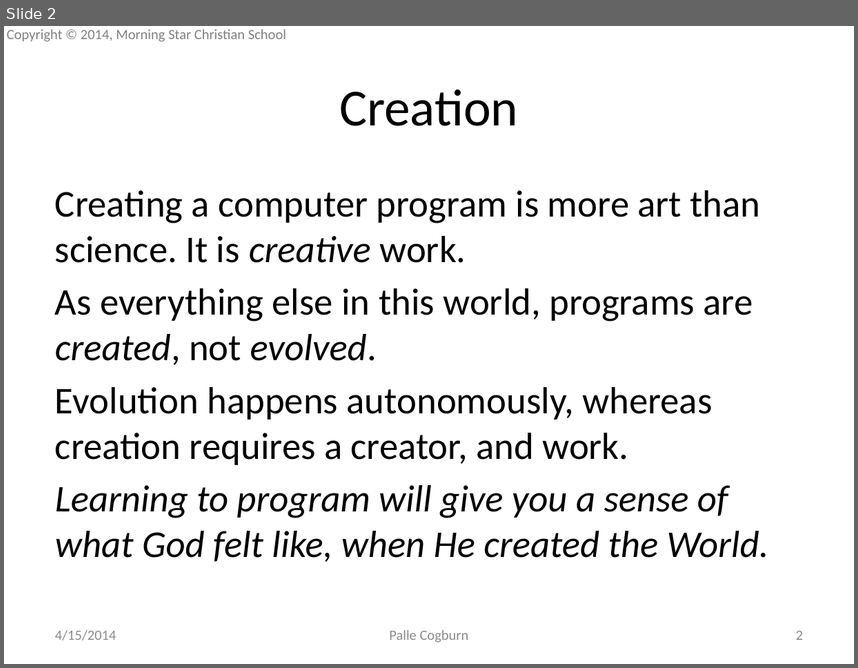
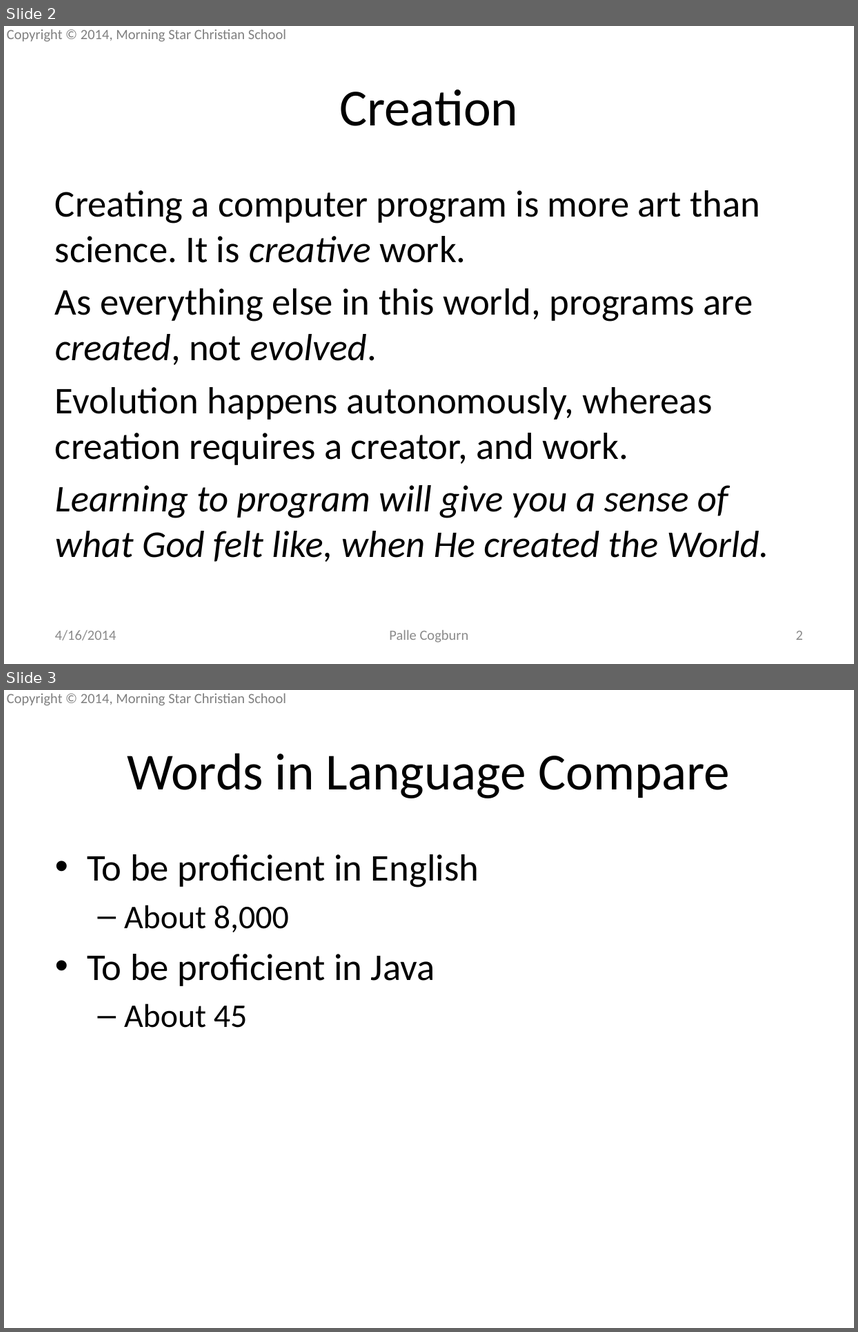
Before and after one commit to mscsbend/presentations, a slide deck: 1 - Introduction.pptx. Shown one above the other, each under a label of ours: slide 2 before the commit, slides 2 and 3 after it. The pictures are 858x668 and 858x1332 pixels, drawn with LibreOffice and Linux fonts; fonts in the diff are those of the drawing; background and template pictures are left out. Boxes give left, top, right and bottom in pixels: in the first picture for what was removed or moved away, otherwise in the second. Text is boxed around its words. In the diff, an @@ line names an element or a change of style, - is before the commit and + after.

```diff
--- a/1 - Introduction.pptx
+++ b/1 - Introduction.pptx
@@ slide 3 added at [4, 690, 854, 1328], background picture (left out); not listed: 1 template element that a slide beside it also shows @@
@@ title added at [127, 753, 730, 798], 44 pt, text #000000 @@
+Words in Language Compare
@@ text added at [87, 854, 479, 1027], 32 pt, text #000000 @@
+• To be proficient in English
+  – About 8,000
+• To be proficient in Java
+  – About 45
@@ slide 2 changed as well @@
@@ text at [55, 630, 116, 640]: text changed @@
-4/15/2014
+4/16/2014
```
Also in this commit, not shown: 5 other slides changed, 1 other slide added.
